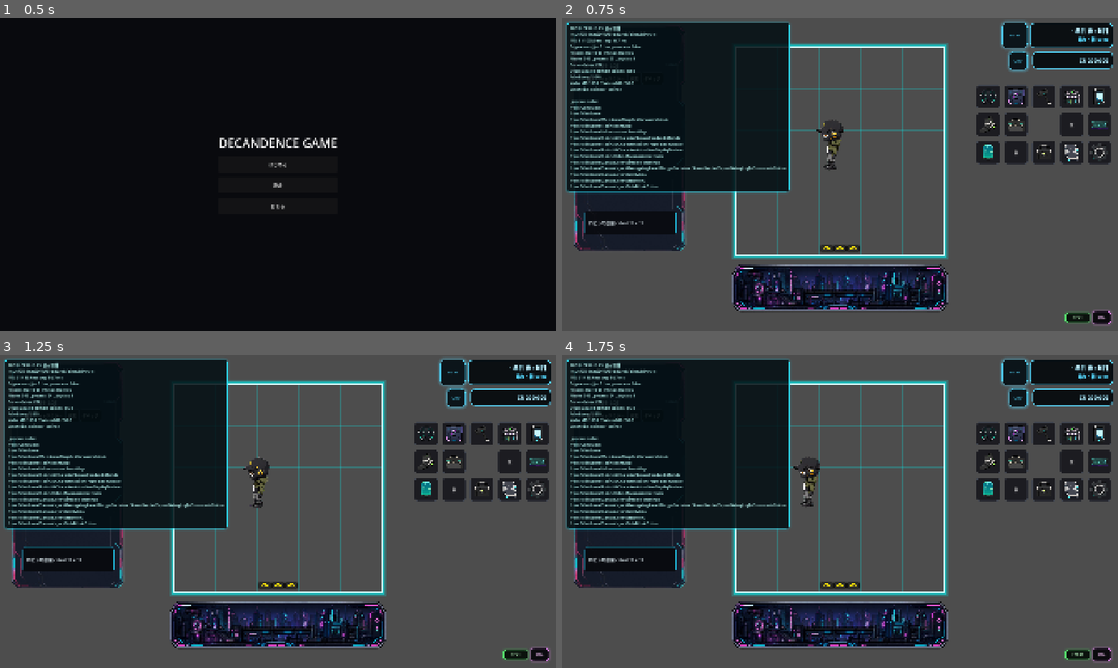
Above: before the commit, frames 1-4 (two rows, left to right).
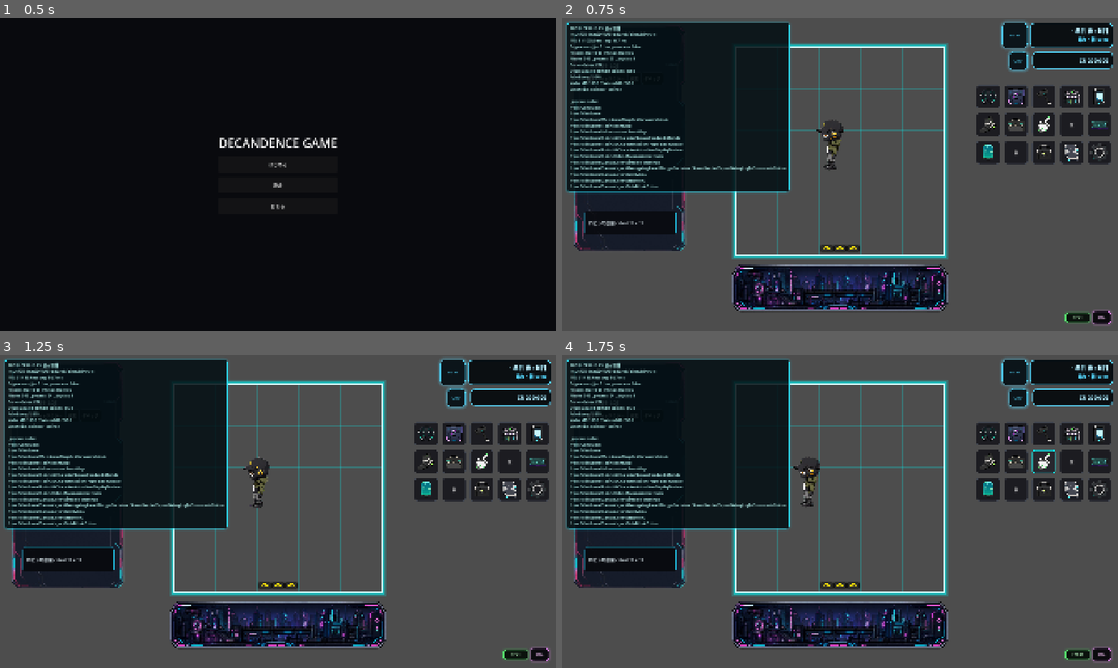
Above: after the commit, the same moments.

Repository: grimoire1089-coder/optimistic
Game: Godot game, scene res://Scenes/Boot/TitleScene.tscn
The game is run twice, just before and just after one commit, with the same random seed, the same clock (stepped at 60 frames per second) and the same inputs. Sound files missing from this copy of the repository are replaced by a short silence.
Inputs (mouse positions are in pixels of both pictures, inside the frame that each line leads up to):
- Up to frame 1 (0.5 s): no input
- Up to frame 2 (0.75 s): click "はじめる" at 0.5 s
- Up to frame 3 (1.25 s): no input
- Up to frame 4 (1.75 s): click (1045, 461) at 1.27 s

Frame 1 is identical in both runs. In frame 2, 0.3% of the frame differs, in the area x 6-89%, y 20-38%; in frame 3, 0.3%; in frame 4, 0.3%.

Commit message:
Use interact HUD button in main scene

Diff:
--- a/Scenes/Main/MainScene.tscn
+++ b/Scenes/Main/MainScene.tscn
@@ -45,6 +45,7 @@
 [ext_resource type="PackedScene" path="res://Scenes/UI/Encyclopedia/EncyclopediaOverlay.tscn" id="42_encyclopedia_overlay"]
 [ext_resource type="PackedScene" path="res://Scenes/UI/HUD/EncyclopediaButton.tscn" id="43_encyclopedia_button"]
 [ext_resource type="PackedScene" path="res://Scenes/UI/HUD/PlanHudButton.tscn" id="44_plan_hud_button"]
+[ext_resource type="PackedScene" path="res://Scenes/UI/HUD/InteractButton.tscn" id="45_interact_button"]
 
 [sub_resource type="Environment" id="Environment_ctt6t"]
 glow_enabled = true
@@ -185,7 +186,7 @@
 
 [node name="PlaceholderHudButton02" parent="CanvasLayer" instance=ExtResource("41_placeholder_hud_button")]
 
-[node name="PlaceholderHudButton03" parent="CanvasLayer" instance=ExtResource("41_placeholder_hud_button")]
+[node name="InteractButton" parent="CanvasLayer" instance=ExtResource("45_interact_button")]
 
 [node name="EncyclopediaButton" parent="CanvasLayer" instance=ExtResource("43_encyclopedia_button")]
 
